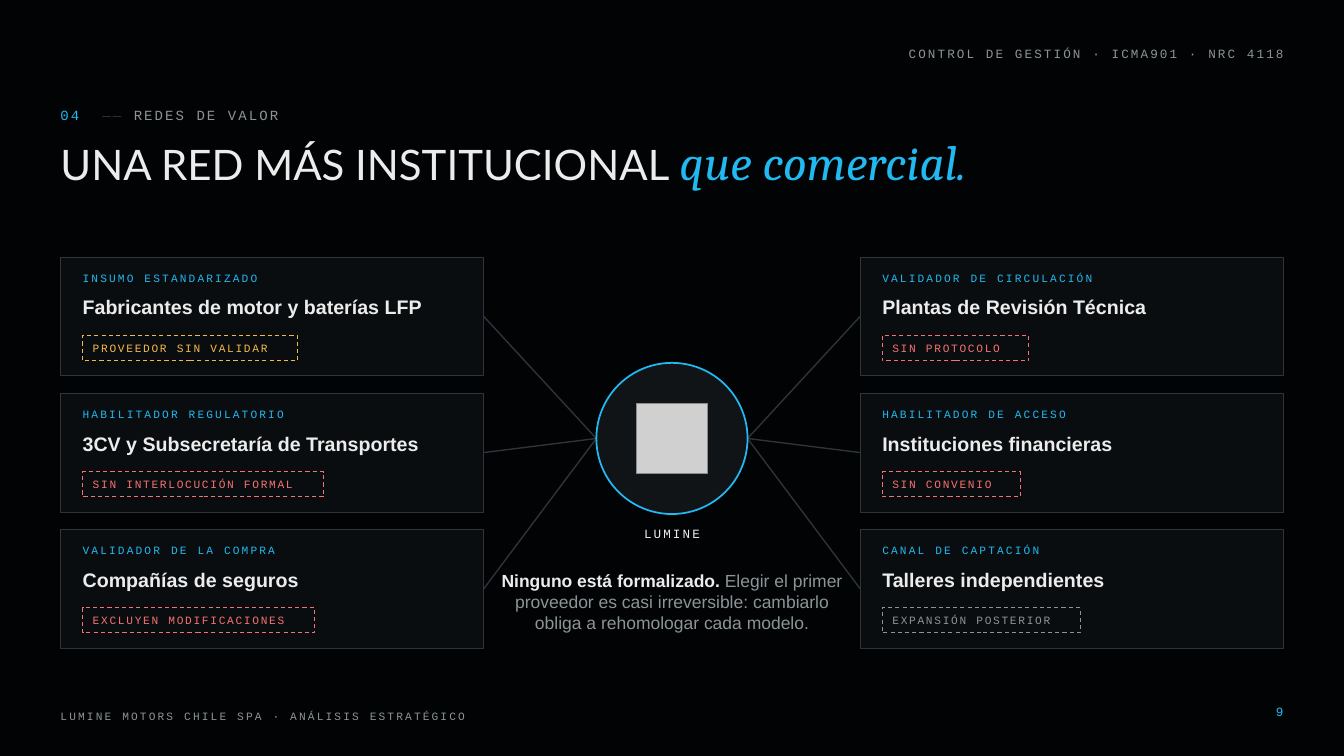
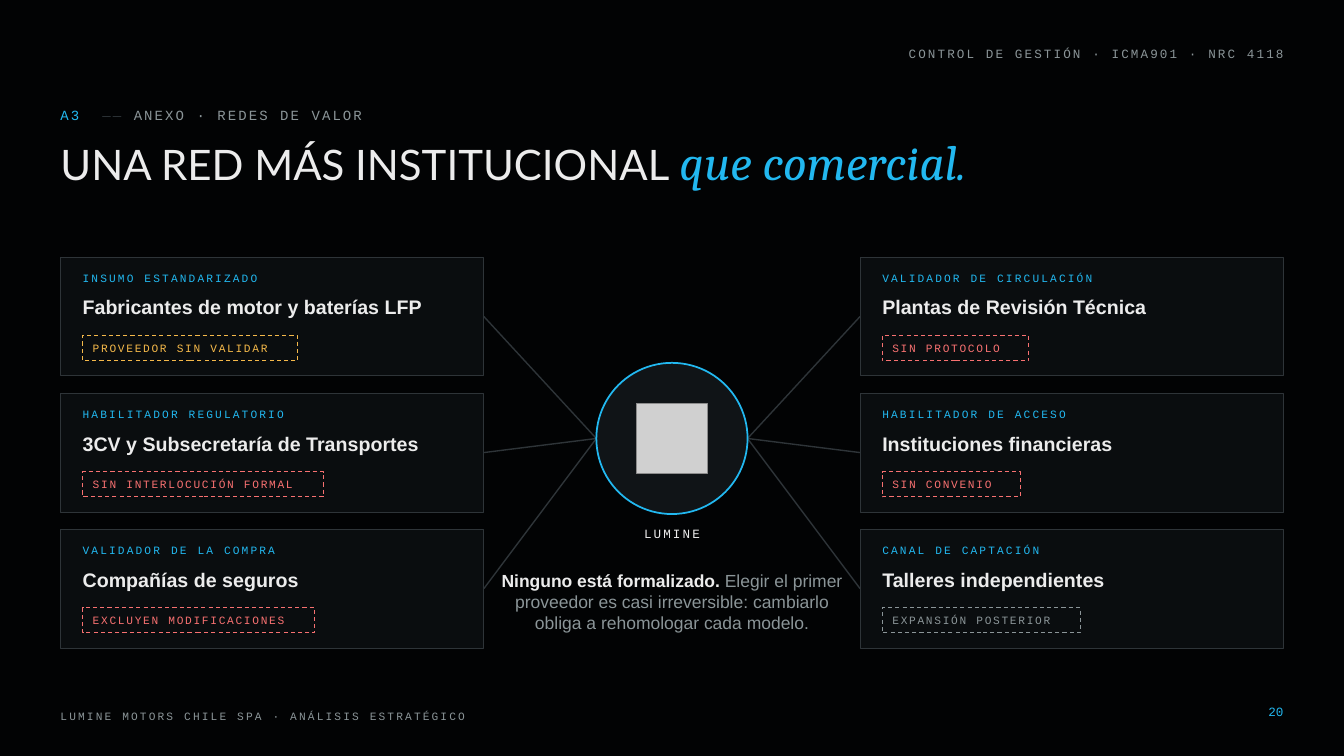
Before and after one commit to diegoaam0109-ux/lumine, a slide deck: slide 20 of control-de-gestion/Lumine_Analisis_Estrategico_Control_de_Gestion.pptx (slide 9 before the commit). Drawn at 1344x756 pixels with LibreOffice and Linux fonts; fonts in the diff are those of the drawing; grey boxes stand for pictures; background and template pictures are left out. Boxes give left, top, right and bottom in pixels: in the first picture for what was removed or moved away, otherwise in the second. Text is boxed around its words. In the diff, an @@ line names an element or a change of style, - is before the commit and + after.

```diff
--- a/control-de-gestion/Lumine_Analisis_Estrategico_Control_de_Gestion.pptx
+++ b/control-de-gestion/Lumine_Analisis_Estrategico_Control_de_Gestion.pptx
@@ text at (60,110,362,120): text changed @@
-04 —— REDES DE VALOR
+A3 —— ANEXO · REDES DE VALOR
@@ page number at (1268,707,1283,716): text changed @@
-9
+20
```
Also in this commit, not shown: 9 other slides changed, 1 slide added, 1 slide removed, 6 other files.
